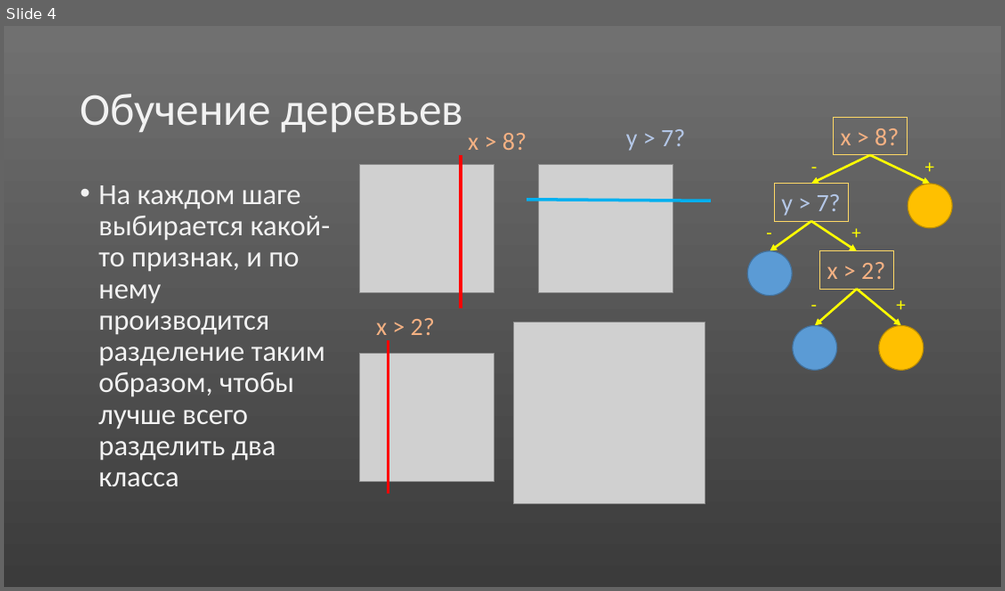
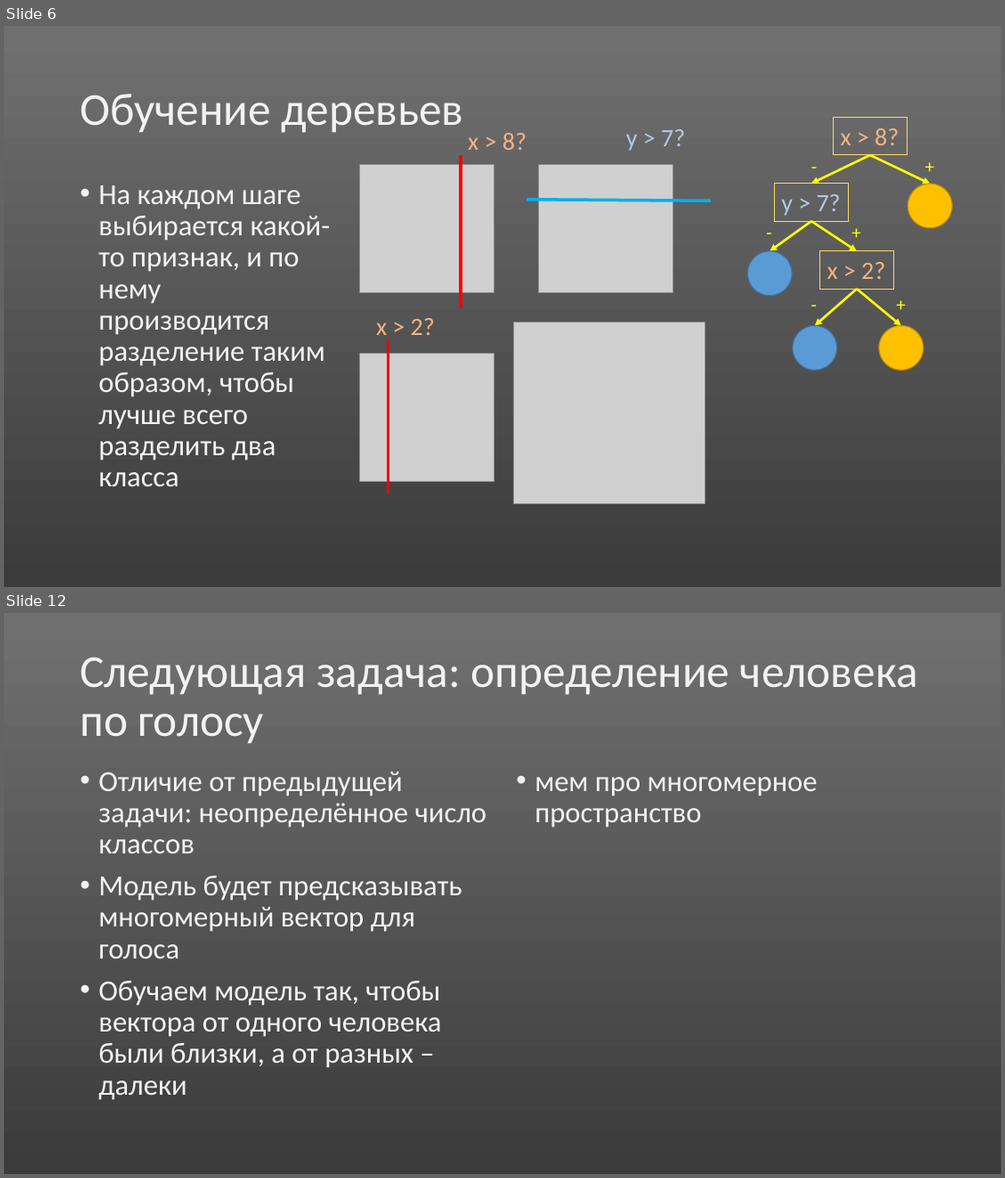
Before and after one commit to abrikos110/school-bla, a slide deck: presentations/voice-rec.pptx. Shown one above the other, each under a label of ours: slide 4 before the commit, slides 6 and 12 after it; the slides between them are not shown. The pictures are 1005x591 and 1005x1178 pixels, drawn with LibreOffice and Linux fonts; fonts in the diff are those of the drawing; grey boxes stand for pictures. Boxes give left, top, right and bottom in pixels: in the first picture for what was removed or moved away, otherwise in the second. Text is boxed around its words. In the diff, an @@ line names an element or a change of style, - is before the commit and + after.

```diff
--- a/presentations/voice-rec.pptx
+++ b/presentations/voice-rec.pptx
@@ slide 12 added at [4,613,1001,1174], background gradient #707070 to #3B3B3B @@
@@ title added at [80,657,918,743], 44 pt, text #F2F2F2 @@
+Следующая задача: определение человека по голосу
@@ text added at [98,771,487,1100], 28 pt, text #F2F2F2 @@
+• Отличие от предыдущей задачи: неопределённое число классов
+• Модель будет предсказывать многомерный вектор для голоса
+• Обучаем модель так, чтобы вектора от одного человека были близки, а от разных – далеки
@@ text added at [534,777,817,827], 28 pt, text #F2F2F2 @@
+• мем про многомерное пространство
@@ what was slide 4 is now slide 6 @@
```
Also in this commit, not shown: 6 slides changed, 7 other slides added, 1 slide removed.
